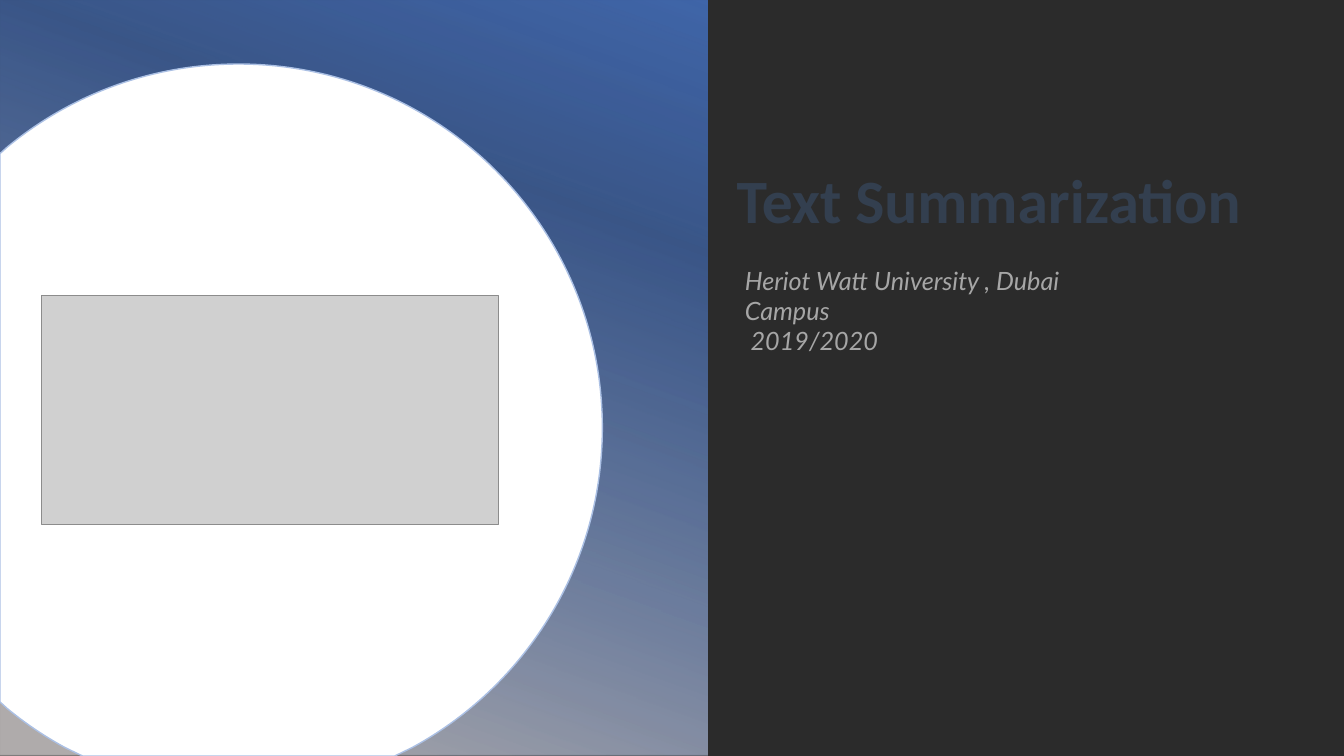
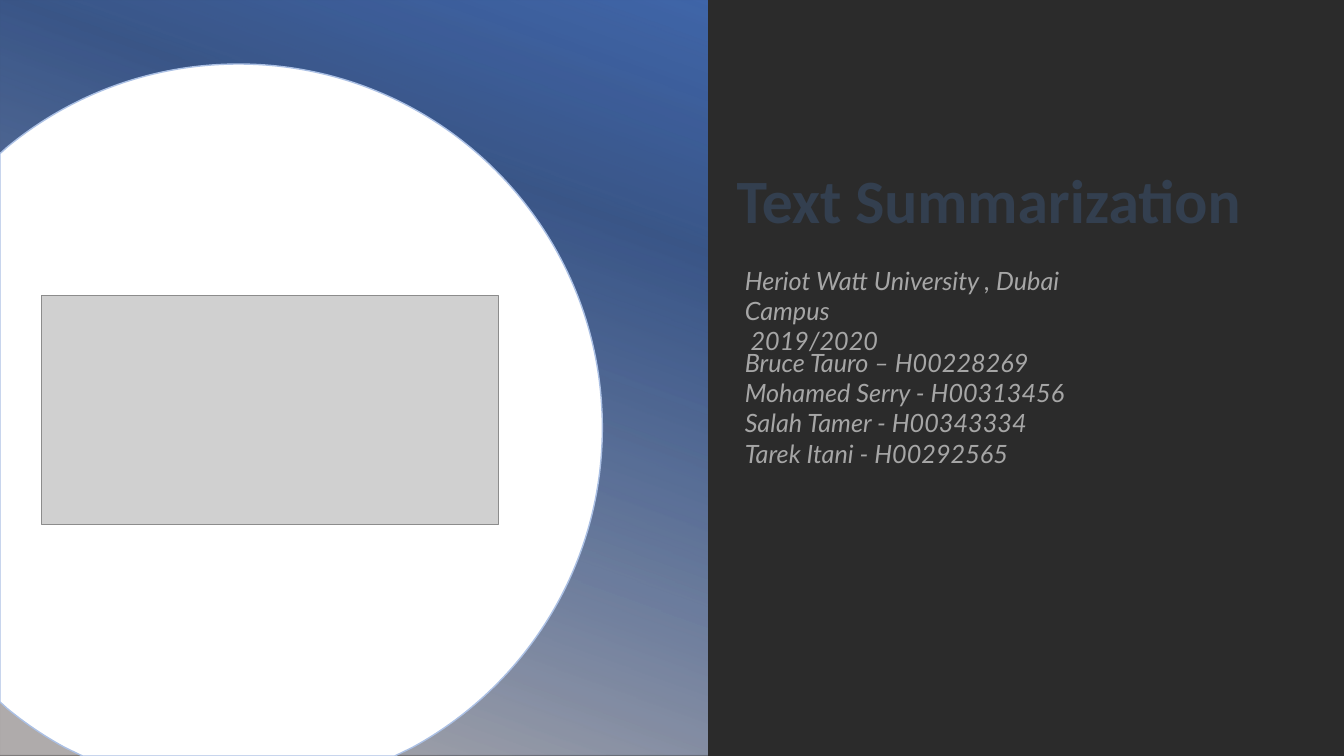
Before and after one commit to mhserry/F21AA, a slide deck: slide 1 of CW2/Presentation/Text Summarization_final.pptx. Drawn at 1344x756 pixels with LibreOffice and Linux fonts; fonts in the diff are those of the drawing; grey boxes stand for pictures; background and template pictures are left out; a plain dark background stands for a picture behind light text. Boxes give left, top, right and bottom in pixels: in the first picture for what was removed or moved away, otherwise in the second. Text is boxed around its words. In the diff, an @@ line names an element or a change of style, - is before the commit and + after.

Commit message:
names on ppt

```diff
--- a/CW2/Presentation/Text Summarization_final.pptx
+++ b/CW2/Presentation/Text Summarization_final.pptx
@@ text added at (x1=745, y1=354, x2=1065, y2=463), 18 pt, text #A6A6A6, italic @@
+Bruce Tauro – H00228269
+Mohamed Serry - H00313456
+Salah Tamer - H00343334
+Tarek Itani - H00292565
```
